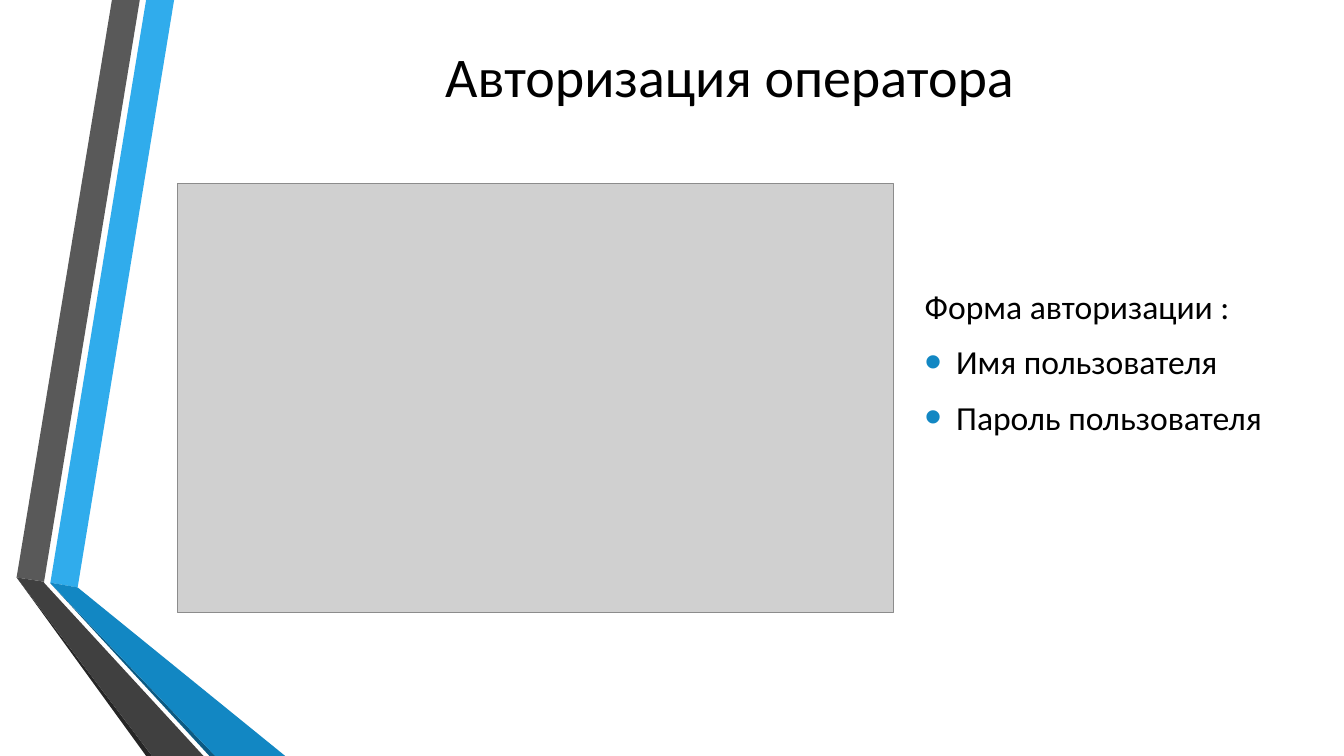
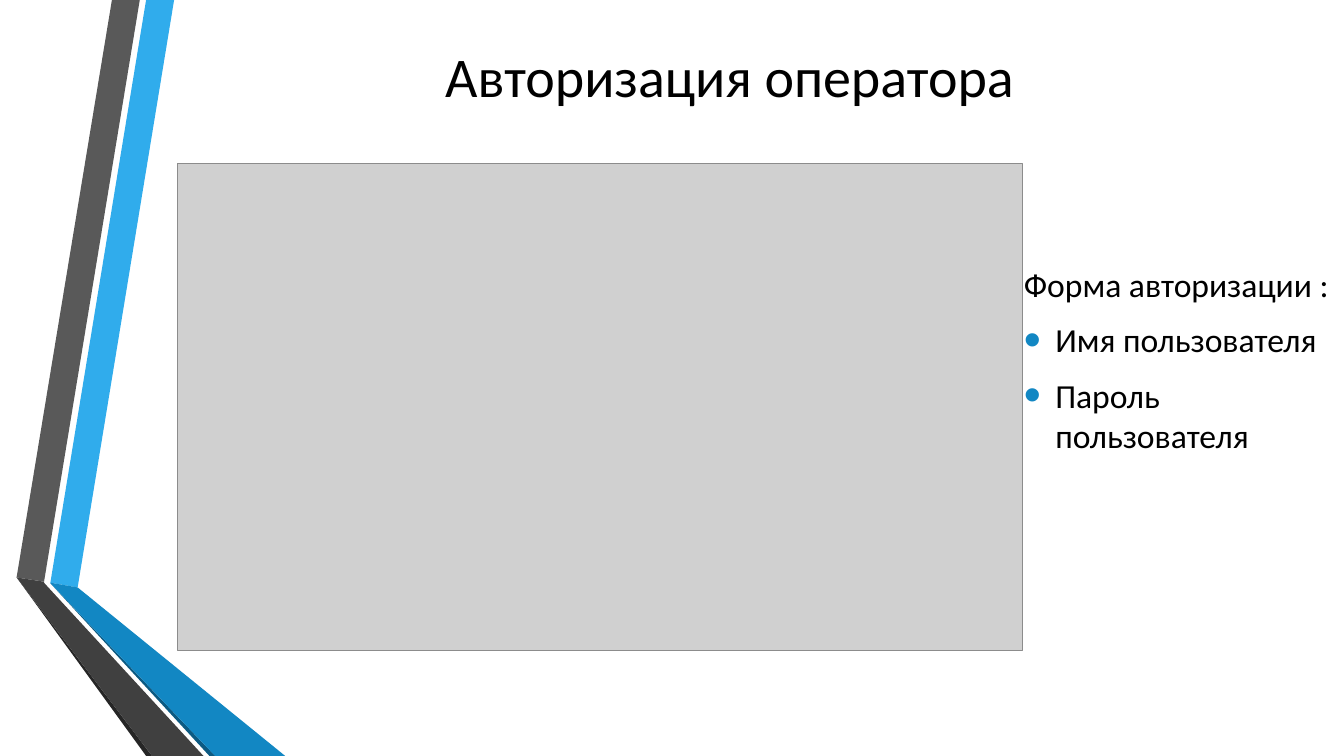
Before and after one commit to Yaroher2442/diplom-dev, a slide deck: slide 8 of diplom_preza.pptx. Drawn at 1344x756 pixels with LibreOffice and Linux fonts; fonts in the diff are those of the drawing; grey boxes stand for pictures; background and template pictures are left out. Boxes give left, top, right and bottom in pixels: in the first picture for what was removed or moved away, otherwise in the second. Text is boxed around its words. In the diff, an @@ line names an element or a change of style, - is before the commit and + after.

```diff
--- a/diplom_preza.pptx
+++ b/diplom_preza.pptx
@@ text "Форма авторизации :" rewrapped from (925, 296, 1261, 436) to (1024, 274, 1316, 449) @@
@@ picture: place and size @@
-picture at (177, 184, 893, 613)
+picture at (177, 163, 1022, 650)
```
Also in this commit, not shown: 9 other slides changed, 1 slide removed, 1 other file.
